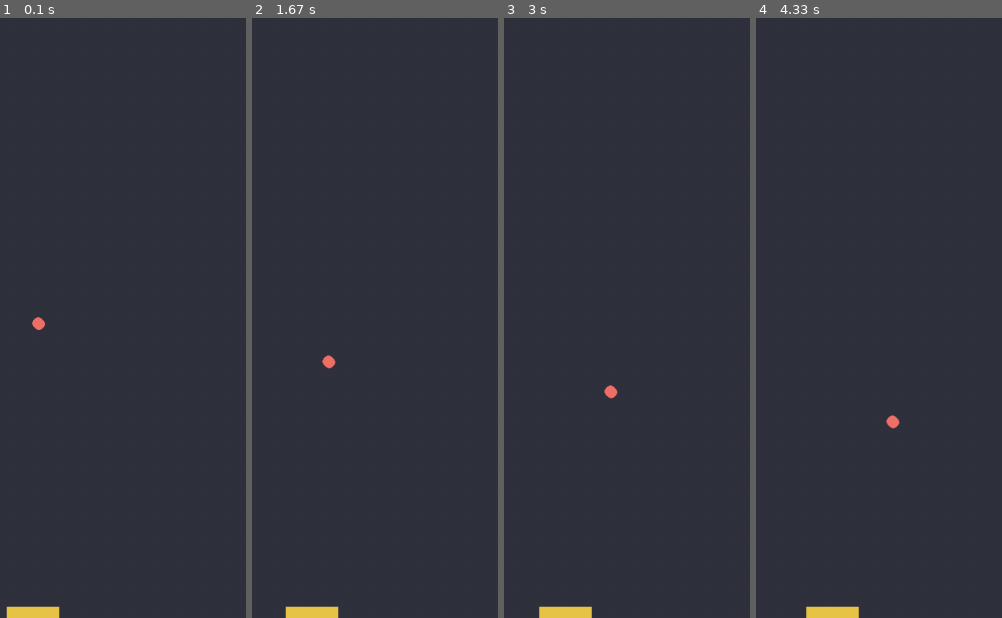
Above: before the commit, frames 1-4 (left to right).
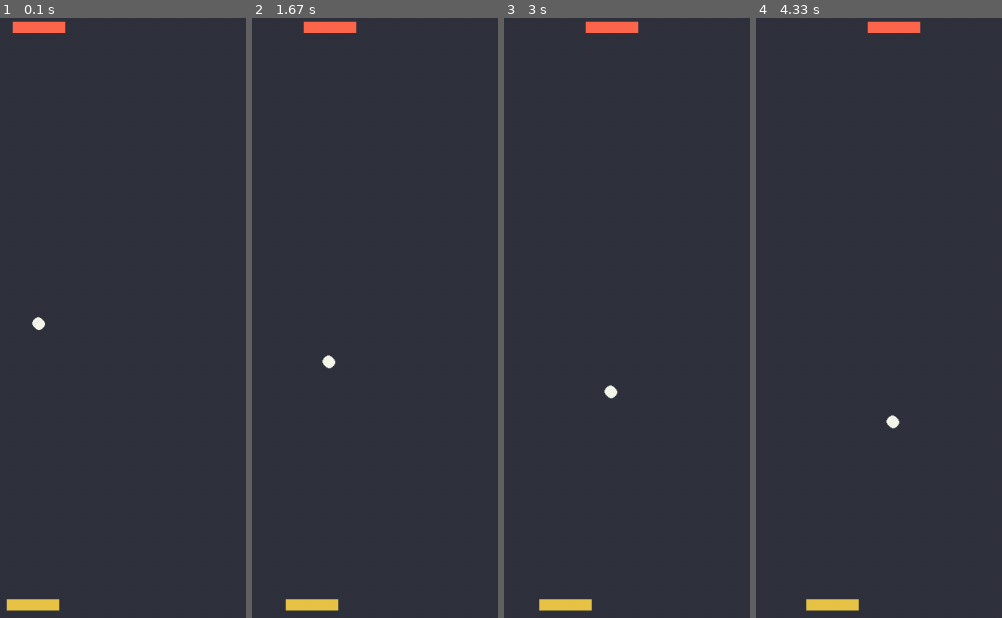
Above: after the commit, the same moments.

Repository: vibhatsu08/pong-game-pygame
Game: pygame game, started from game.py
The game is run twice, just before and just after one commit, with the same random seed, the same clock (stepped at 60 frames per second) and the same inputs.
Inputs:
- Up to frame 1 (0.1 s): no input
- Up to frame 2 (1.67 s): hold Right 0.33-0.8 s; hold Right 0.83-1.3 s; hold Left from 1.33 s (still down)
- Up to frame 3 (3 s): release Left at 1.87 s; hold Left 1.9-2.3 s; hold Right 2.33-2.97 s
- Up to frame 4 (4.33 s): hold Left 3-3.47 s; hold Right 3.5-3.97 s; hold Right from 4 s (still down)

The runs differ from the first frame. In frame 1, 1.1% of the frame differs, in the area x 2-27%, y 0-100%; in frame 2, 1.1%, in the area x 13-43%, y 0-100%; in frame 3, 1.1%; in frame 4, 1.1%.

Commit message:
Previously thought about adding Tiles to the game, where the ball once having impacted with the player would go for the tiles, and based on that interaction after collision with the tiles, the score would be counter. Scrapped that idea, for now the idea of the game is the traditional approach where the game has a player, a ball and an enemy, the enemy calculates the position of the ball, and accordingly moves itself around on the x-axis.

Diff:
--- a/game.py
+++ b/game.py
@@ -1,8 +1,6 @@
 import pygame
 
 from pygame.locals import (
-    K_UP,
-    K_DOWN,
     K_LEFT,
     K_RIGHT,
     QUIT
@@ -20,6 +18,9 @@
 playerHeight = 15
 playerWidth = 70
 
+enemyHeight = playerHeight
+enemyWidth = playerWidth
+
 ballRadius = 8
 
 screen = pygame.display.set_mode((screenWidth, screenHeight))
@@ -35,21 +36,13 @@
         self.surface.fill(pygame.Color("#E8C547"))
         self.rect = self.surface.get_rect()
         self.rect.x = ((screenWidth / 2) - (playerWidth / 2))
-        self.rect.y = (screenHeight - playerHeight)
+        self.rect.y = (screenHeight - playerHeight) - 10
 
     def updatePlayer(self, pressedKeys):
-        if pressedKeys[K_UP]:
-            self.rect.move_ip(0, -2)
-        if pressedKeys[K_DOWN]:
-            self.rect.move_ip(0, 2)
         if pressedKeys[K_LEFT]:
             self.rect.move_ip(-2, 0)
         if pressedKeys[K_RIGHT]:
             self.rect.move_ip((2, 0))
-        if self.rect.top <= 0:
-            self.rect.top = 0
-        if self.rect.bottom >= screenHeight:
-            self.rect.bottom = screenHeight
         if self.rect.left <= 0:
             self.rect.left = 0
         if self.rect.right >= screenWidth:
@@ -59,6 +52,37 @@
 player = Player()
 
 
+class Enemy(pygame.sprite.Sprite):
+    def __init__(self):
+        super(Enemy, self).__init__()
+        self.surface = pygame.Surface((enemyWidth, enemyHeight))
+        self.image = self.surface
+        self.surface.fill(pygame.Color("#FF674D"))
+        self.rect = self.surface.get_rect()
+        self.rect.x = ((screenWidth / 2) - (playerWidth / 2))
+        self.rect.y = enemyHeight - 10
+        self.ball = None
+
+    def setBall(self, ball):
+        self.ball = ball
+
+    def updateEnemy(self):
+        if self.ball:
+            ballCenter = self.ball.rect.centerx
+            enemyCenter = self.rect.centerx
+            if ballCenter < enemyCenter:
+                self.rect.move_ip(-2, 0)
+            elif ballCenter > enemyCenter:
+                self.rect.move_ip(2, 0)
+            if self.rect.left < 0:
+                self.rect.left = 0
+            elif self.rect.right > screenWidth:
+                self.rect.right = screenWidth
+
+
+enemy = Enemy()
+
+
 class Ball(pygame.sprite.Sprite):
     def __init__(self):
         super(Ball, self).__init__()
@@ -66,49 +90,28 @@
         self.ballDiameter = ballRadius * 2
         self.surface = pygame.Surface((self.ballDiameter, self.ballDiameter), pygame.SRCALPHA)
         self.image = self.surface
-        pygame.draw.circle(self.surface, pygame.Color("#F07167"), (ballRadius, ballRadius), ballRadius)
+        pygame.draw.circle(self.surface, pygame.Color("#F6F7EB"), (ballRadius, ballRadius), ballRadius)
         self.rect = self.surface.get_rect()
-        self.rect.x = (screenWidth / 2) - ballRadius
-        self.rect.y = (screenHeight / 2) - ballRadius
+        self.rect.x = (screenWidth // 2) - ballRadius
+        self.rect.y = (screenHeight // 2) - ballRadius
         self.speed = [1, 1]
         self.screenWidth = screenWidth
         self.screenHeight = screenHeight
 
     def updateBall(self):
         self.rect.move_ip(self.speed)
-        playerCenter = player.rect.centerx
-        ballCenter = self.rect.centerx
-        if self.rect.top <= 0 or self.rect.bottom >= screenHeight or self.rect.left <= 0 or self.rect.right >= screenWidth:
-            ballHitWall_Sound.play()
-        if ballCenter >= screenWidth:
-            self.rect.right = screenWidth
-        if ballCenter <= 0:
-            self.rect.left = 0
-        if self.rect.top <= 0 and ballCenter <= 0:
-            self.rect.top = 0
-        if self.rect.bottom >= screenHeight and ballCenter >= screenHeight:
-            self.rect.bottom = screenHeight
-
-        if self.rect.left < 0 or self.rect.right > self.screenWidth:
+        if self.rect.left < 0 or self.rect.right > screenWidth:
             self.speed[0] = -self.speed[0]
-        if self.rect.top < 0 or self.rect.bottom > self.screenHeight:
+        if self.rect.top < 0 or self.rect.bottom > screenHeight:
             self.speed[1] = -self.speed[1]
-        if self.rect.colliderect(player.rect):
-            ballHitPlayer_Sound.play()
-            if ballCenter < playerCenter - playerWidth / 4:
-                self.speed[0] = -abs(self.speed[0])
-                self.speed[1] = -self.speed[1]
-            elif ballCenter > playerCenter + playerWidth / 4:
-                self.speed[0] = abs(self.speed[0])
-                self.speed[1] = -self.speed[1]
-            else:
-                self.speed[1] = -self.speed[1]
 
 
 ball = Ball()
+enemy.setBall(ball)
 
 allSprites = pygame.sprite.Group()
 allSprites.add(player)
+allSprites.add(enemy)
 allSprites.add(ball)
 
 gameRunning = True
@@ -124,11 +127,11 @@
     screen.blit(ball.surface, ball.rect)
 
     ball.updateBall()
+    enemy.updateEnemy()
 
     allSprites.draw(screen)
 
     pygame.display.flip()
-
     pygame.display.update()
 
 pygame.quit()
